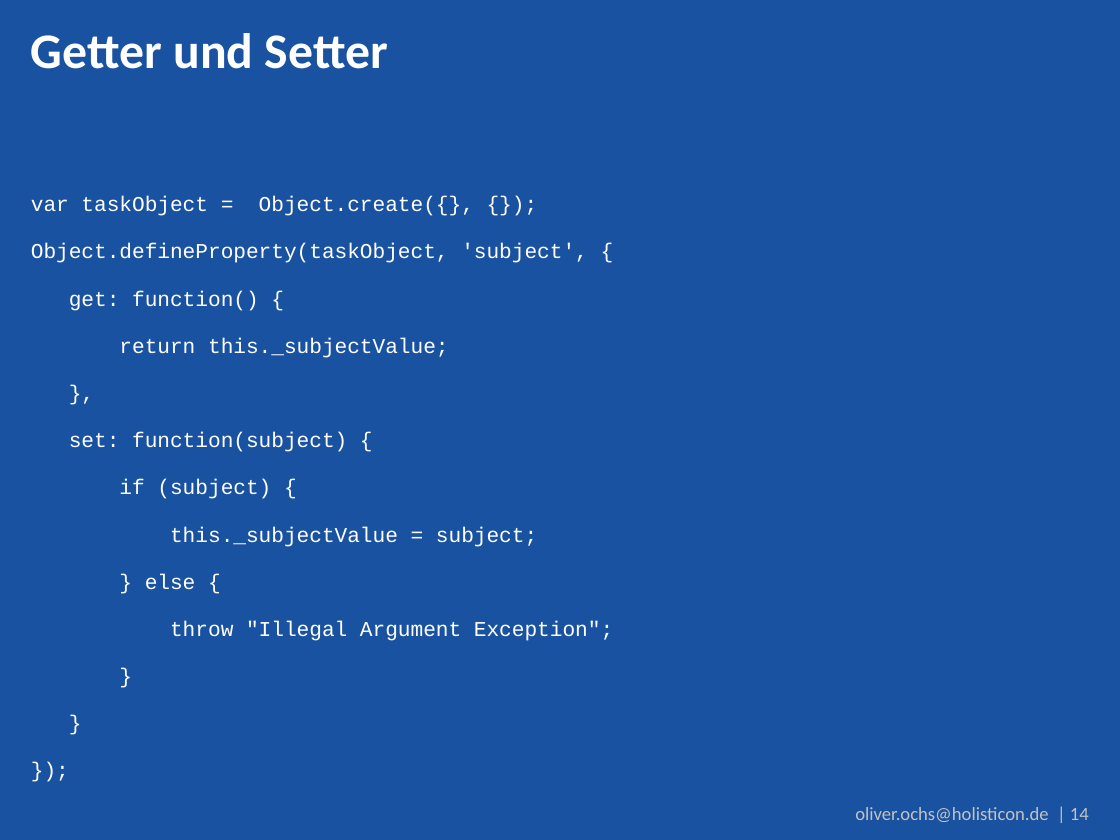
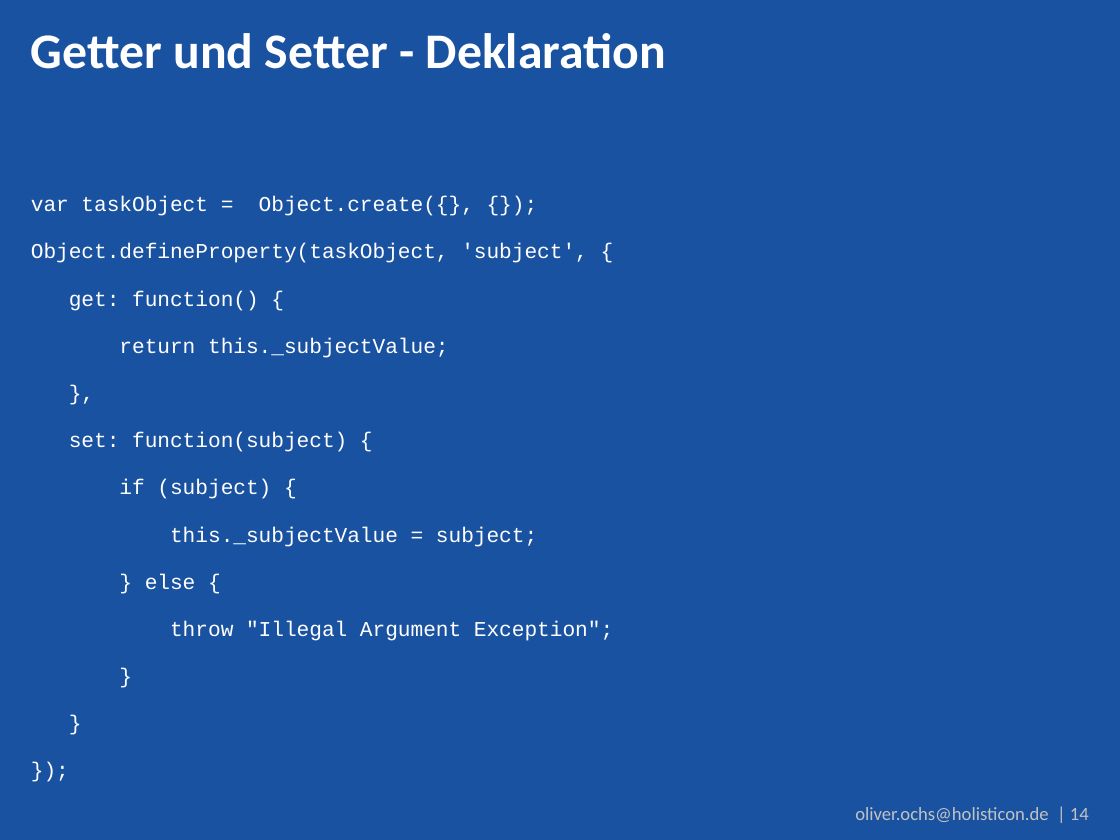
Before and after one commit to simonox/js-workshop, a slide deck: slide 14 of Tag 2.pptx. Drawn at 1120x840 pixels with LibreOffice and Linux fonts; fonts in the diff are those of the drawing; background and template pictures are left out. Boxes give left, top, right and bottom in pixels: in the first picture for what was removed or moved away, otherwise in the second. Text is boxed around its words. In the diff, an @@ line names an element or a change of style, - is before the commit and + after.

```diff
--- a/Tag 2.pptx
+++ b/Tag 2.pptx
@@ title at [31,33,666,69]: text changed @@
-Getter und Setter
+Getter und Setter - Deklaration
```
Also in this commit, not shown: 2 other slides changed, 4 slides added, 2 other files.
